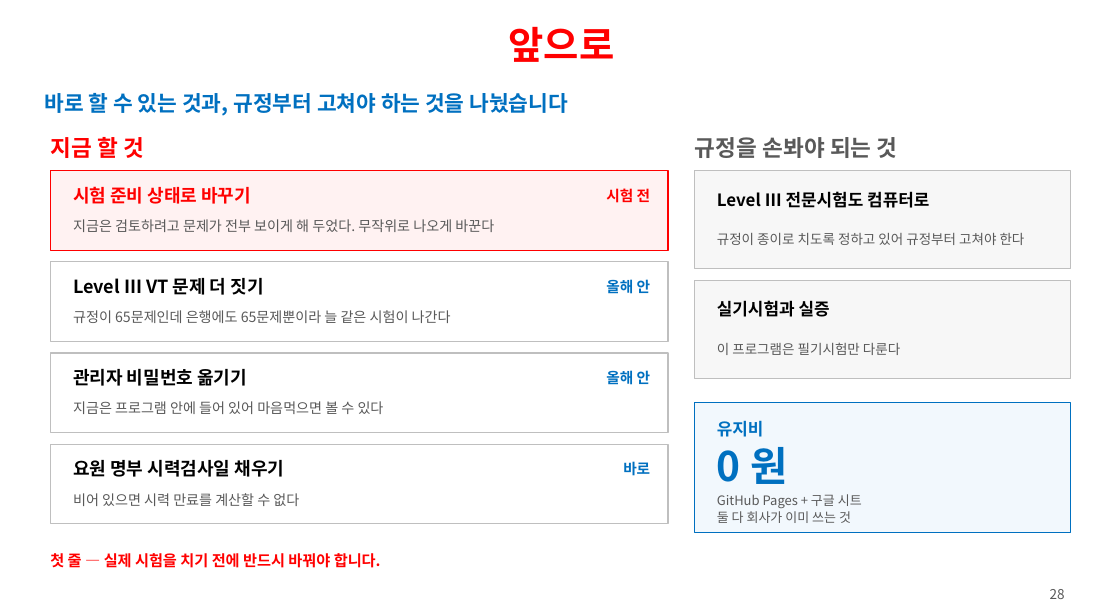
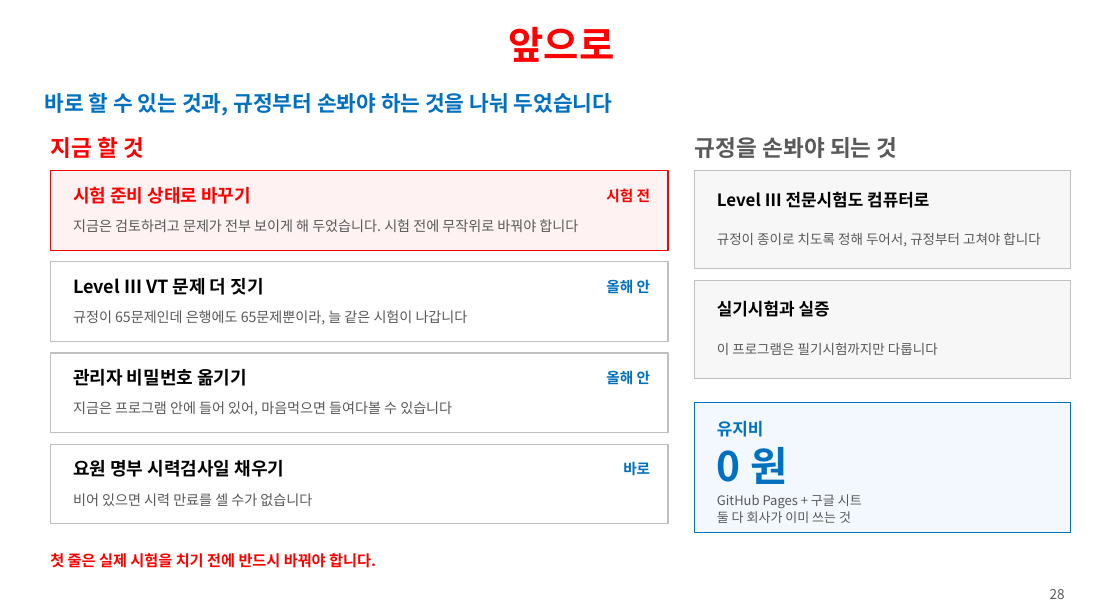
Before and after one commit to ys1277-sys/HIENDT-CBT, a slide deck: slide 28 of docs/발표자료-CBT-2026-08.pptx. Drawn at 1120x610 pixels with LibreOffice and Linux fonts; fonts in the diff are those of the drawing. Boxes give left, top, right and bottom in pixels: in the first picture for what was removed or moved away, otherwise in the second. Text is boxed around its words. In the diff, an @@ line names an element or a change of style, - is before the commit and + after.

```diff
--- a/docs/발표자료-CBT-2026-08.pptx
+++ b/docs/발표자료-CBT-2026-08.pptx
@@ text at <box>45,89,612,116</box>: text changed @@
-바로 할 수 있는 것과, 규정부터 고쳐야 하는 것을 나눴습니다
+바로 할 수 있는 것과, 규정부터 손봐야 하는 것을 나눠 두었습니다
@@ text at <box>73,219,578,232</box>: text changed @@
-지금은 검토하려고 문제가 전부 보이게 해 두었다. 무작위로 나오게 바꾼다
+지금은 검토하려고 문제가 전부 보이게 해 두었습니다. 시험 전에 무작위로 바꿔야 합니다
@@ text at <box>717,232,1040,247</box>: text changed @@
-규정이 종이로 치도록 정하고 있어 규정부터 고쳐야 한다
+규정이 종이로 치도록 정해 두어서, 규정부터 고쳐야 합니다
@@ text at <box>73,310,468,325</box>: text changed @@
-규정이 65문제인데 은행에도 65문제뿐이라 늘 같은 시험이 나간다
+규정이 65문제인데 은행에도 65문제뿐이라, 늘 같은 시험이 나갑니다
@@ text at <box>717,343,938,355</box>: text changed @@
-이 프로그램은 필기시험만 다룬다
+이 프로그램은 필기시험까지만 다룹니다
@@ text at <box>73,401,452,416</box>: text changed @@
-지금은 프로그램 안에 들어 있어 마음먹으면 볼 수 있다
+지금은 프로그램 안에 들어 있어, 마음먹으면 들여다볼 수 있습니다
@@ text at <box>73,493,312,506</box>: text changed @@
-비어 있으면 시력 만료를 계산할 수 없다
+비어 있으면 시력 만료를 셀 수가 없습니다
@@ text at <box>50,553,376,568</box>: text changed @@
-첫 줄 — 실제 시험을 치기 전에 반드시 바꿔야 합니다.
+첫 줄은 실제 시험을 치기 전에 반드시 바꿔야 합니다.
```
Also in this commit, not shown: 27 other slides changed, 1 other file.
